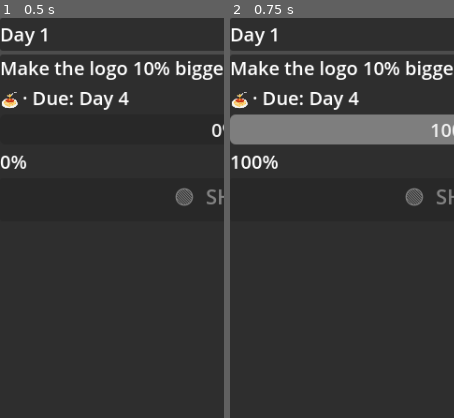
Above: before the commit, frames 1-2 (left to right).
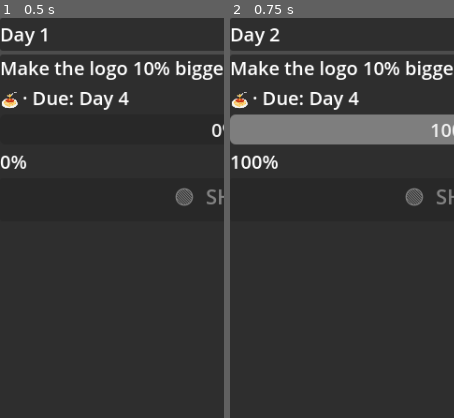
Above: after the commit, the same moments.

Repository: lmchoi/game-code-monkey-code
Game: Godot game, scene res://scenes/game_ui.tscn
The game is run twice, just before and just after one commit, with the same random seed, the same clock (stepped at 60 frames per second) and the same inputs.
Inputs:
- Up to frame 1 (0.5 s): no input
- Up to frame 2 (0.75 s): click "WORK" at 0.5 s
The pictures show only the part of the screen within x 0-50%, y 0-50%; the shares and areas given below are measured in that part.

Frame 1 is identical in both runs. In frame 2, 0.1% of the frame differs, in the area x 17-23%, y 2-6%.

Commit message:
Step 5c — day counter increments on WORK, DayLabel wired via signal
Co-Authored-By: Claude Sonnet 4.6 <noreply@anthropic.com>

Diff:
--- a/autoloads/game_manager.gd
+++ b/autoloads/game_manager.gd
@@ -1,8 +1,15 @@
 extends Node
+
+signal day_changed(new_day: int)
 
 var balance: Dictionary = {}
 
 var bugs: int = 0
+
+var day: int = 1:
+	set(value):
+		day = value
+		day_changed.emit(day)
 
 func calculate_progress_delta(complexity: int, bugs_count: int) -> float:
 	return TaskManager.TASK_MAX_PROGRESS / (complexity * (1.0 + bugs_count * balance.bug_penalty_per_bug))
@@ -12,6 +19,7 @@
 	var delta := calculate_progress_delta(TaskManager.current_task["complexity"], bugs)
 	TaskManager.advance_progress(delta)
 	_consequence_phase()
+	day += 1
 
 func _constraint_phase() -> void:
 	pass
--- a/autoloads/task_manager.gd
+++ b/autoloads/task_manager.gd
@@ -16,7 +16,7 @@
 	_tasks = JSON.parse_string(file.get_as_text())
 	assert(_tasks != null, "tutorial_tasks.json is not valid JSON")
 	file.close()
-	_assign_task(0, 1)
+	_assign_task(0, GameManager.day)
 
 func advance_progress(delta: float) -> void:
 	current_progress = minf(current_progress + delta, TASK_MAX_PROGRESS)
--- a/scenes/game_ui.gd
+++ b/scenes/game_ui.gd
@@ -5,15 +5,16 @@
 @onready var _deadline: Label = $MainLayout/TaskCard/CardContent/MetaRow/DeadlineLabel
 @onready var _progress_bar: ProgressBar = $MainLayout/TaskCard/CardContent/TaskProgressBar
 @onready var _progress_label: Label = $MainLayout/TaskCard/CardContent/ProgressLabel
+@onready var _day_label: Label = $MainLayout/TopBar/HBoxContainer/DayLabel
 @onready var _work_button: Button = $MainLayout/ActionButtons/WorkButton
 
 func _ready() -> void:
 	TaskManager.task_changed.connect(_on_task_changed)
 	TaskManager.task_progress_changed.connect(_on_task_progress_changed)
-	_work_button.disabled = false
+	GameManager.day_changed.connect(_on_day_changed)
 	_work_button.pressed.connect(GameManager.do_work)
-	if not TaskManager.current_task.is_empty():
-		_on_task_changed(TaskManager.current_task)
+	GameManager.day_changed.emit(GameManager.day)
+	TaskManager.task_changed.emit(TaskManager.current_task)
 
 func _on_task_changed(task_data: Dictionary) -> void:
 	_task_title.text = task_data["title"]
@@ -23,6 +24,9 @@
 	_progress_label.text = "0%"
 	_work_button.disabled = false
 
+func _on_day_changed(new_day: int) -> void:
+	_day_label.text = "Day %d" % new_day
+
 func _on_task_progress_changed(progress: float) -> void:
 	_progress_bar.value = progress
 	_progress_label.text = "%d%%" % int(progress)
